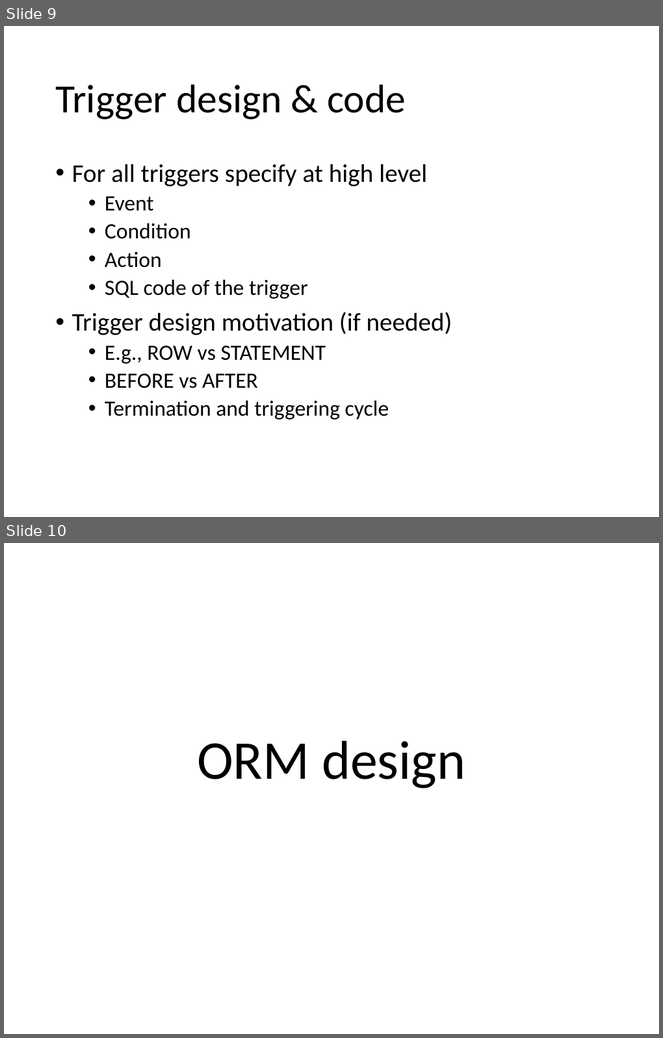
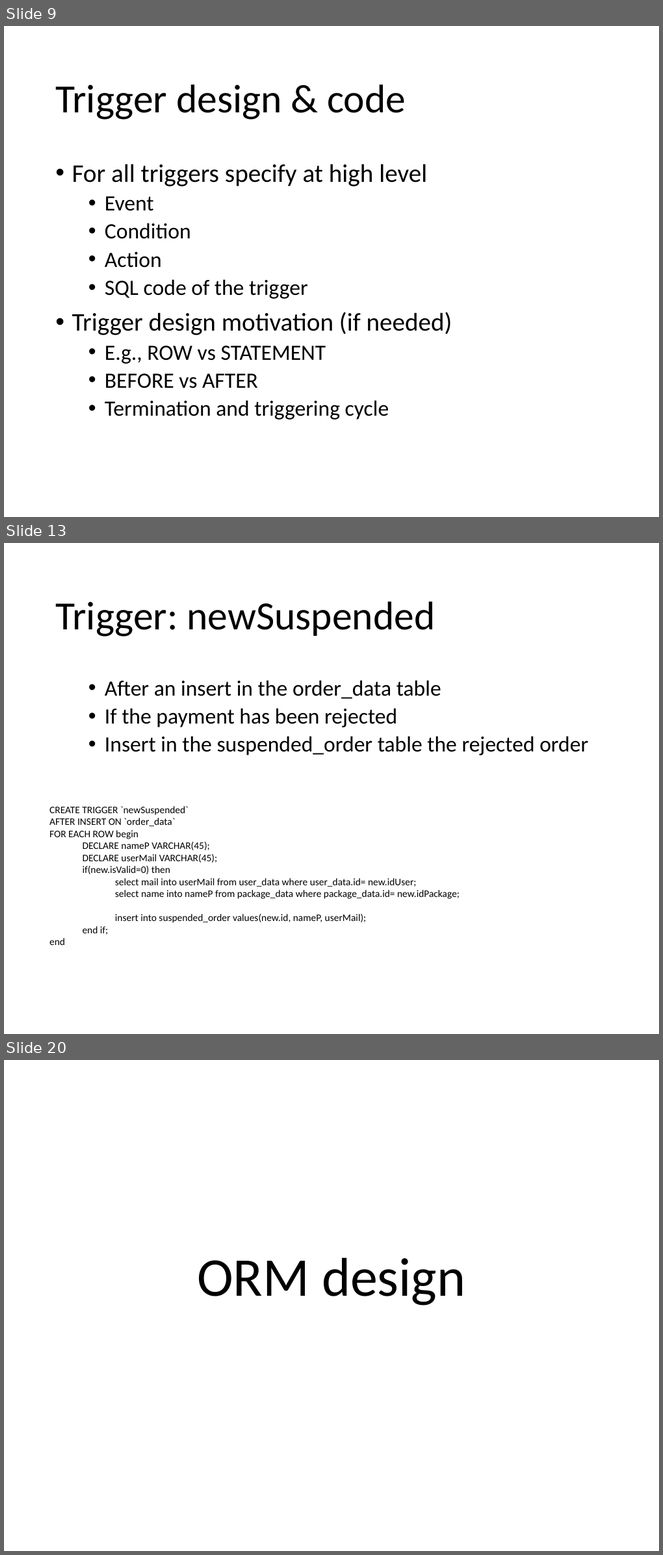
Before and after one commit to CanaliDavide/ProjectBD2-CanaliCordioli, a slide deck: TemplateProjectDocumentation.pptx. Shown one above the other, each under a label of ours: slides 9 and 10 before the commit, slides 9, 13 and 20 after it; the slides between them are not shown. The pictures are 663x1038 and 663x1555 pixels, drawn with LibreOffice and Linux fonts; fonts in the diff are those of the drawing. Boxes give left, top, right and bottom in pixels: in the first picture for what was removed or moved away, otherwise in the second. Text is boxed around its words. In the diff, an @@ line names an element or a change of style, - is before the commit and + after.

```diff
--- a/TemplateProjectDocumentation.pptx
+++ b/TemplateProjectDocumentation.pptx
@@ slide 13 added at (4, 543, 659, 1034), background #FFFFFF @@
@@ title added at (55, 601, 436, 637), 44 pt, text #000000 @@
+Trigger: newSuspended
@@ text added at (105, 680, 588, 756), 24 pt, text #000000 @@
+  • After an insert in the order_data table
+  • If the payment has been rejected
+  • Insert in the suspended_order table the rejected order
@@ text added at (50, 806, 460, 923), 11 pt, text #000000 @@
+CREATE TRIGGER `newSuspended`
+AFTER INSERT ON `order_data`
+FOR EACH ROW begin
+  DECLARE nameP VARCHAR(45);
+  DECLARE userMail VARCHAR(45);
+  if(new.isValid=0) then
+    select mail into userMail from user_data where user_data.id= new.idUser;
+    select name into nameP from package_data where package_data.id= new.idPackage;
+    insert into suspended_order values(new.id, nameP, userMail);
+  end if;
+end
@@ what was slide 10 is now slide 20 @@
```
Also in this commit, not shown: 4 slides changed, 10 other slides added, 1 slide removed.
